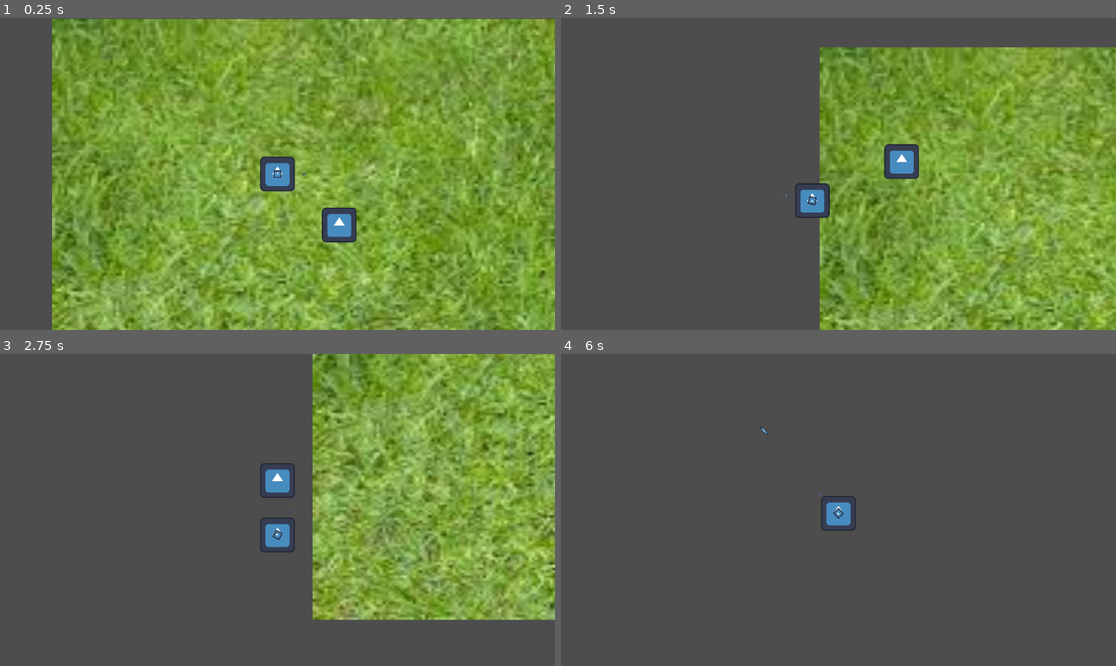
Above: before the commit, frames 1-4 (two rows, left to right).
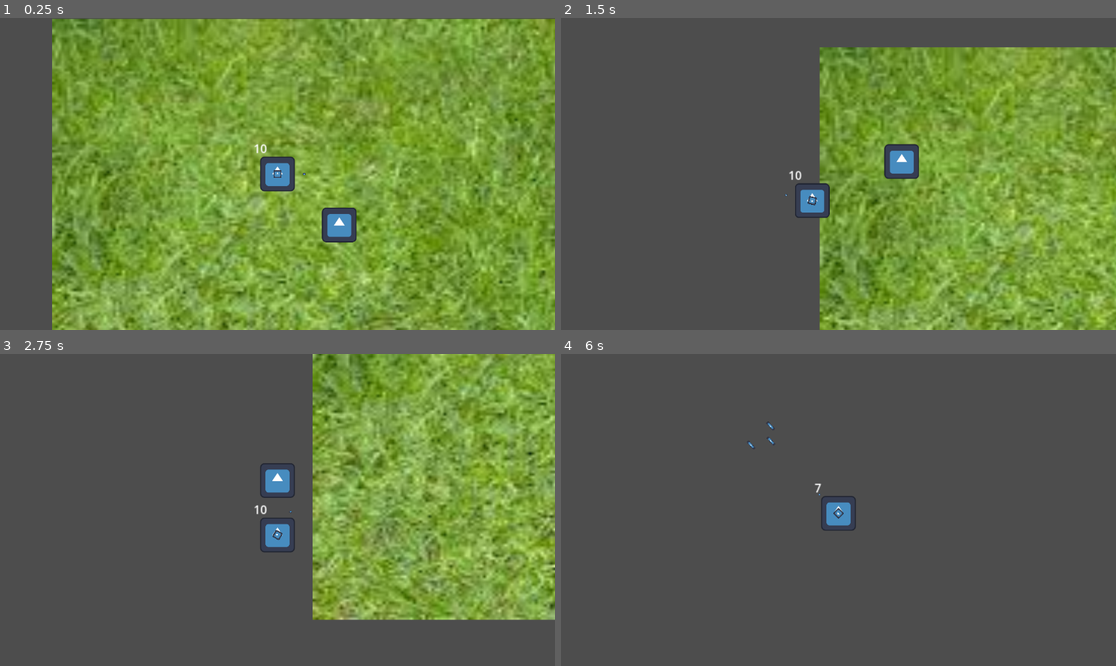
Above: after the commit, the same moments.

Repository: Recsaur/BondScrapyard
Game: Godot game, scene res://Scenes/Maps/Map.tscn
The game is run twice, just before and just after one commit, with the same random seed, the same clock (stepped at 60 frames per second) and the same inputs. The engine's default icon, where the game draws it, is replaced by a stand-in: a white triangle on a blue panel in a dark square.
Inputs (mouse positions are in pixels of both pictures, inside the frame that each line leads up to):
- Up to frame 1 (0.25 s): no input
- Up to frame 2 (1.5 s): tap Enter at 0.5 s; move the mouse to (960, 158) at 0.52 s; hold E (SwitchWeaponRight, bound only after the commit) 0.53-1.28 s; click (960, 158) at 0.6 s; move the mouse to (727, 189) at 1.27 s; hold S (down) from 1.28 s (still down); right-click (727, 189) at 1.35 s
- Up to frame 3 (2.75 s): click (166, 525) at 1.55 s; move the mouse to (333, 441) at 2.02 s; release S (down) at 2.03 s; hold E (SwitchWeaponRight, bound only after the commit) from 2.03 s (still down); click (333, 441) at 2.1 s
- Up to frame 4 (6 s): move the mouse to (810, 572) at 2.77 s; release E (SwitchWeaponRight, bound only after the commit) at 2.78 s; hold W (up) 2.78-3.53 s; tap Alt at 2.85 s; click (810, 572) at 3.05 s; move the mouse to (1005, 556) at 3.52 s; hold Q (SwitchWeaponLeft, bound only after the commit) 3.53-5.03 s; tap Shift at 3.6 s; click (1005, 556) at 3.8 s; move the mouse to (672, 463) at 4.27 s; click (672, 463) at 4.35 s; tap Space at 5 s; move the mouse to (866, 510) at 5.02 s; hold S (down) 5.03-5.78 s; right-click (866, 510) at 5.1 s; click (866, 510) at 5.3 s; tap Enter at 5.75 s; move the mouse to (755, 432) at 5.77 s; hold E (SwitchWeaponRight, bound only after the commit) from 5.78 s (still down); click (755, 432) at 5.85 s

The runs differ from the first frame. In frame 1, less than 0.1% of the frame differs, in the area x 45-49%, y 40-44%; in frame 2, less than 0.1%; in frame 3, less than 0.1%; in frame 4, less than 0.1%, in the area x 33-47%, y 21-45%.

Commit message:
Added pistol ammo and added

Diff:
--- a/Scenes/Characters/enemy.gd
+++ b/Scenes/Characters/enemy.gd
@@ -12,7 +12,6 @@
 	#use for maybe collecting items
 	if Health <= 0:
 		queue_free()
-
 	position += KB * delta
 	KB = KB.move_toward(Vector2.ZERO, KB_Length)
 	position = Vector2(move_toward(position.x, player_pos.x, Increments),move_toward(position.y, player_pos.y, Increments))
--- /dev/null
+++ b/Scenes/Characters/label.gd
@@ -0,0 +1,11 @@
+extends Label
+
+
+# Called when the node enters the scene tree for the first time.
+func _ready() -> void:
+	pass # Replace with function body.
+
+
+# Called every frame. 'delta' is the elapsed time since the previous frame.
+func _process(delta: float) -> void:
+	$".".text = str(GameTracker.Pistol_ammo)
--- a/Scenes/Characters/player.gd
+++ b/Scenes/Characters/player.gd
@@ -8,13 +8,23 @@
 var Kick_Duration = 0.1
 var Kick_Cooldown = 0.35
 
+var Pistol_path = preload("res://Scenes/pistol.tscn")
+var Shotgun_path = preload("res://Scenes/Shotgun.tscn")
+
+enum Weapons {
+	Pistol,
+	Shotgun
+}
+
+var Weapon = Weapons.Pistol
+
+var Current_weapon = Weapons
+
 @onready var Kick_Collision = $FacingPivot/Kick/CollisionShape2D
 
 
 func _physics_process(delta: float) -> void:
 	GameTracker.player_pos = position
-	# Get the input direction and handle the movement/deceleration.
-	# As good practice, you should replace UI actions with custom gameplay actions.
 	var direction := Input.get_vector("left", "right", "up", "down")
 	position += KB * delta
 	KB = KB.move_toward(Vector2.ZERO, KB_Length)
@@ -27,6 +37,31 @@
 		Kick_Collision.disabled = true
 		$FacingPivot/Kick/Timer.start()
 
+	#Weapon Switching but liek only left right keybindd
+	if Input.is_action_just_pressed("SwitchWeaponLeft"):
+		Current_weapon = Weapons.Pistol
+		WeaponSwitching()
+
+	elif Input.is_action_just_pressed("SwitchWeaponRight"):
+		Current_weapon = Weapons.Shotgun
+		WeaponSwitching()
+
+
+func WeaponSwitching():
+	if Current_weapon == Weapons.Pistol and not has_node("Pistol"):
+		var Pistol = Pistol_path.instantiate()
+		add_child(Pistol)
+		var shotgun = get_node("Shotgun")
+		shotgun.queue_free()
+		print("Pistol")
+
+	if Current_weapon == Weapons.Shotgun and not has_node("Shotgun"):
+		var Shotgun = Shotgun_path.instantiate()
+		add_child(Shotgun)
+		var pistol = get_node("Pistol")
+		pistol.queue_free()
+		print("Shotguna")
+	print("AGHAGHHA")
 
 func _process(delta: float) -> void:
 	$FacingPivot.look_at(get_global_mouse_position())
--- a/Scenes/Characters/player.tscn
+++ b/Scenes/Characters/player.tscn
@@ -1,9 +1,10 @@
-[gd_scene load_steps=8 format=3 uid="uid://dbtam68oobejr"]
+[gd_scene load_steps=9 format=3 uid="uid://dbtam68oobejr"]
 
 [ext_resource type="Texture2D" uid="uid://ba5xwdoxwbj8x" path="res://Assets/icon.svg" id="1_3etf2"]
 [ext_resource type="Script" uid="uid://b4fshld4hxvby" path="res://Scenes/Characters/player.gd" id="1_40svl"]
 [ext_resource type="Script" uid="uid://by66a3al450i4" path="res://Scenes/Characters/kick.gd" id="3_al8ar"]
 [ext_resource type="PackedScene" uid="uid://cdrm74j14lltn" path="res://Scenes/pistol.tscn" id="4_gy20a"]
+[ext_resource type="Script" uid="uid://cfj706r4qstwm" path="res://Scenes/Characters/label.gd" id="5_cqrjx"]
 
 [sub_resource type="RectangleShape2D" id="RectangleShape2D_40svl"]
 size = Vector2(38, 36)
@@ -51,5 +52,13 @@
 
 [node name="Pistol" parent="." instance=ExtResource("4_gy20a")]
 
+[node name="Label" type="Label" parent="."]
+offset_left = -33.0
+offset_top = -47.0
+offset_right = 74.0
+offset_bottom = -24.0
+text = "Pistol Ammo: "
+script = ExtResource("5_cqrjx")
+
 [connection signal="body_entered" from="Hitbox" to="." method="_on_area_2d_body_entered"]
 [connection signal="body_entered" from="FacingPivot/Kick" to="FacingPivot/Kick" method="_on_body_entered"]
--- a/Scripts/GameTracker.gd
+++ b/Scripts/GameTracker.gd
@@ -2,3 +2,5 @@
 
 var player_pos : Vector2
 var scrap_amt = 0
+var Pistol_ammo = 10
+var Shotgun_ammo = 0
--- a/pistol.gd
+++ b/pistol.gd
@@ -7,7 +7,7 @@
 
 func _physics_process(delta: float) -> void:
 	look_at(get_global_mouse_position())
-	if Input.is_action_just_pressed("Shoot"):
+	if Input.is_action_just_pressed("Shoot") and GameTracker.Pistol_ammo > 0:
 		Shoot()
 
 # Called every frame. 'delta' is the elapsed time since the previous frame.
@@ -16,6 +16,7 @@
 
 func Shoot():
 	var bullet = Bullet_path.instantiate()
+	GameTracker.Pistol_ammo -= 1
 	bullet.position = $Marker2D.global_position
 	bullet.rotation = $Marker2D.global_rotation
 	bullet.target_position = (get_global_mouse_position() - $Marker2D.global_position).normalized()
--- a/project.godot
+++ b/project.godot
@@ -56,6 +56,16 @@
 "events": [Object(InputEventMouseButton,"resource_local_to_scene":false,"resource_name":"","device":-1,"window_id":0,"a …(253 unchanged characters)…
 ]
 }
+SwitchWeaponLeft={
+"deadzone": 0.2,
+"events": [Object(InputEventKey,"resource_local_to_scene":false,"resource_name":"","device":-1,"window_id":0,"alt_pressed":false,"shift_pressed":false,"ctrl_pressed":false,"meta_pressed":false,"pressed":false,"keycode":0,"physical_keycode":81,"key_label":0,"unicode":113,"location":0,"echo":false,"script":null)
+]
+}
+SwitchWeaponRight={
+"deadzone": 0.2,
+"events": [Object(InputEventKey,"resource_local_to_scene":false,"resource_name":"","device":-1,"window_id":0,"alt_pressed":false,"shift_pressed":false,"ctrl_pressed":false,"meta_pressed":false,"pressed":false,"keycode":0,"physical_keycode":69,"key_label":0,"unicode":101,"location":0,"echo":false,"script":null)
+]
+}
 
 [rendering]
 
Not shown, added: Scenes/Characters/label.gd.uid
